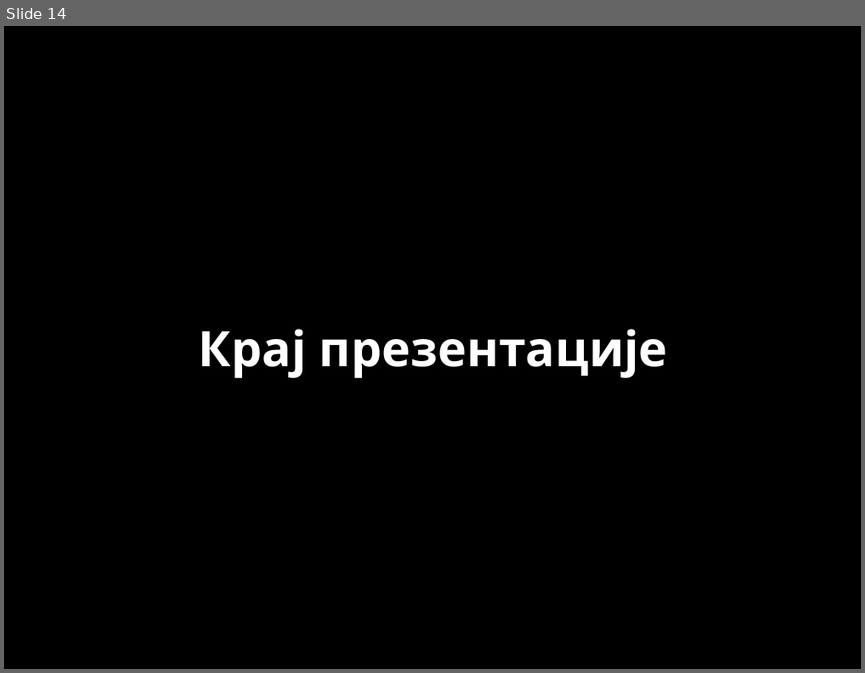
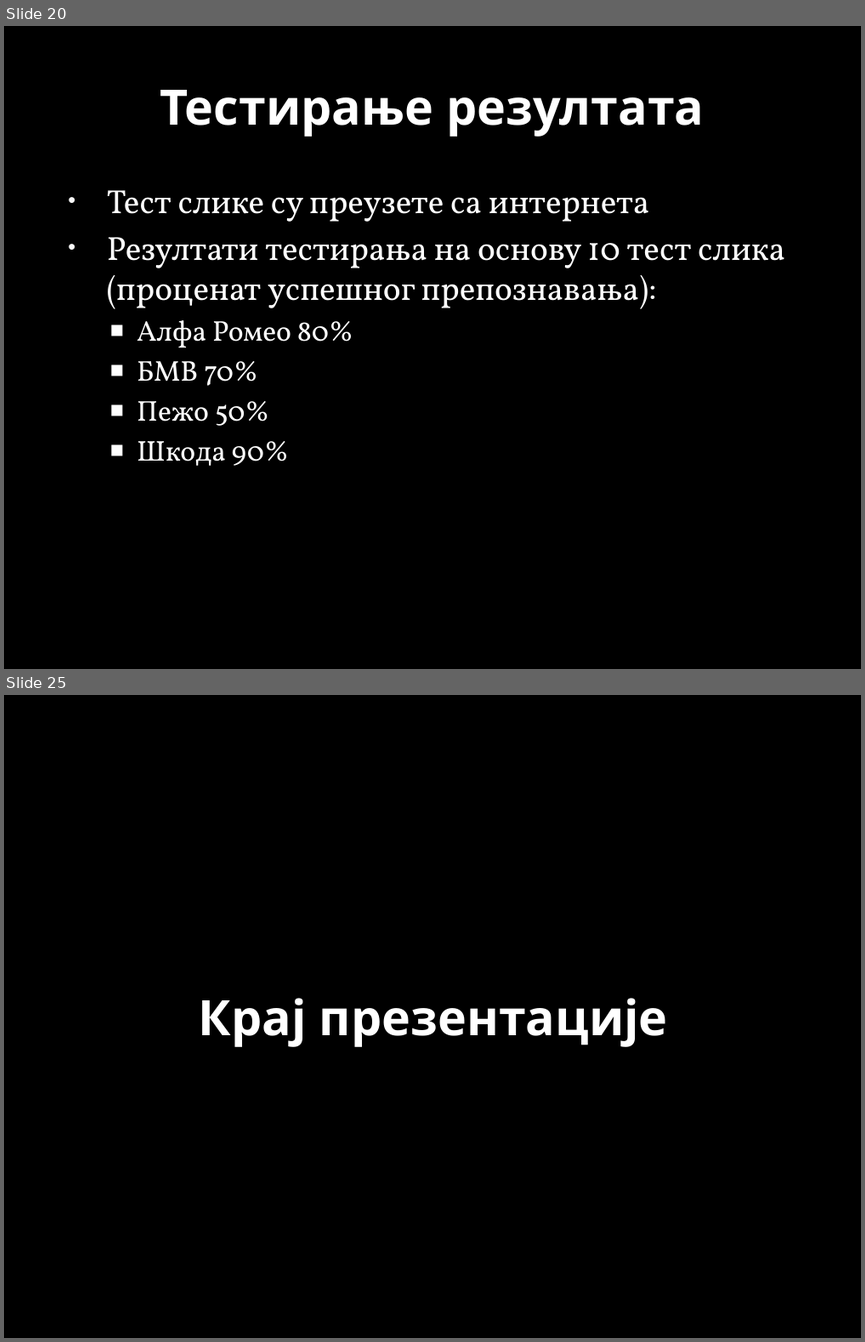
Before and after one commit to MarkoSavija/projekat_Soft_Computing, a slide deck: Car Logo Tracker.pptx. Shown one above the other, each under a label of ours: slide 14 before the commit, slides 20 and 25 after it; the slides between them are not shown. The pictures are 865x673 and 865x1342 pixels, drawn with LibreOffice and Linux fonts; fonts in the diff are those of the drawing; background and template pictures are left out. Boxes give left, top, right and bottom in pixels: in the first picture for what was removed or moved away, otherwise in the second. Text is boxed around its words. In the diff, an @@ line names an element or a change of style, - is before the commit and + after.

```diff
--- a/Car Logo Tracker.pptx
+++ b/Car Logo Tracker.pptx
@@ slide 20 added at (4, 26, 861, 669), background picture (left out) @@
@@ title added at (160, 90, 704, 136), 41 pt, text #FFFFFF, bold @@
+Тестирање резултата
@@ text added at (107, 190, 785, 465), 28 pt, text #FFFFFF @@
+• Тест слике су преузете са интернета
+• Резултати тестирања на основу 10 тест слика (проценат успешног препознавања):
+  ■ Алфа Ромео 80%
+  ■ БМВ 70%
+  ■ Пежо 50%
+  ■ Шкода 90%
@@ what was slide 14 is now slide 25 @@
```
Also in this commit, not shown: 6 slides changed, 13 other slides added, 3 slides removed, 12 other files.
